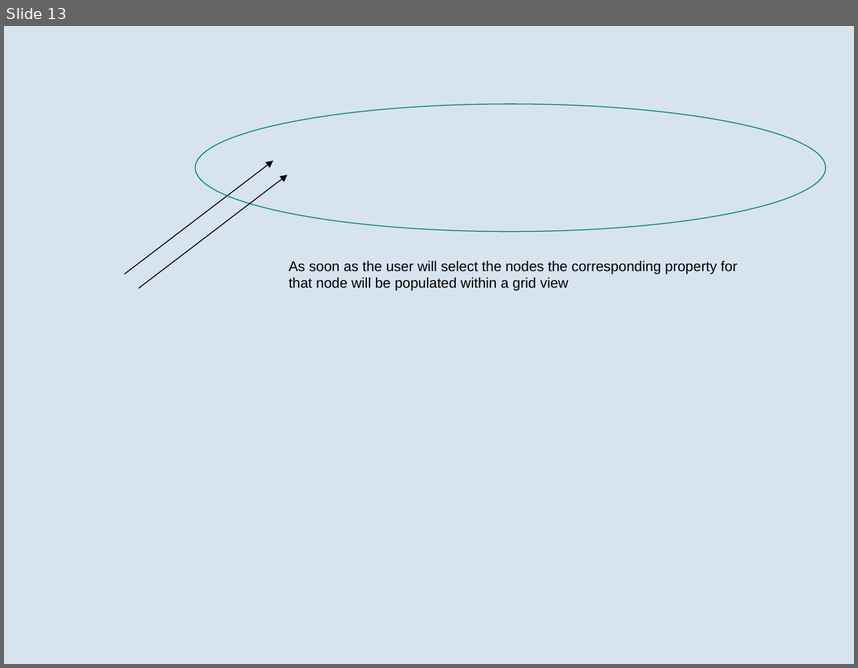
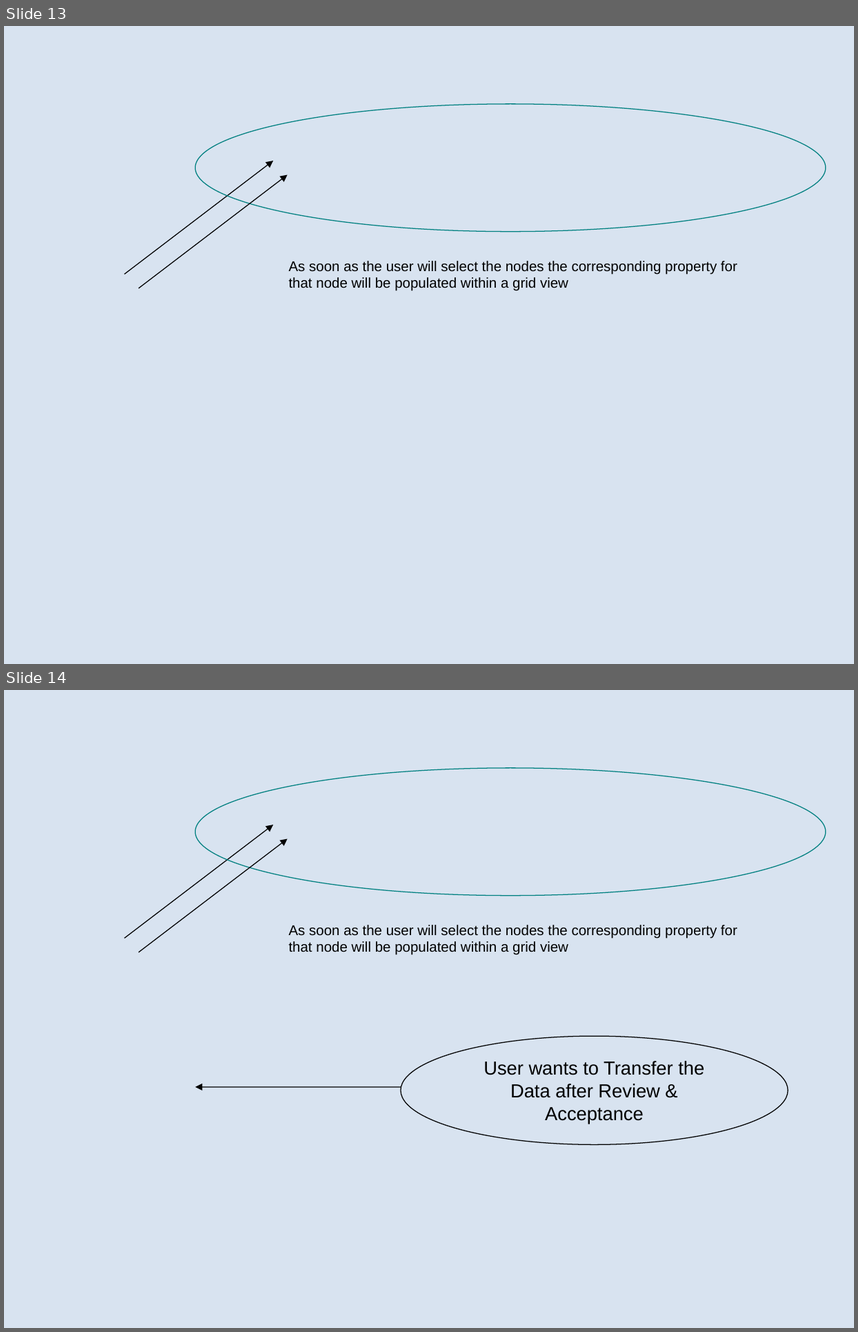
Before and after one commit to heyena/iring-tools, a slide deck: trunk/iRINGTools.ESB/documents/Sprint 2 User Stories.1.0.ppt. Shown one above the other, each under a label of ours: slide 13 before the commit, slides 13 and 14 after it. The pictures are 858x668 and 858x1332 pixels, drawn with LibreOffice and Linux fonts; fonts in the diff are those of the drawing; background and template pictures are left out. Boxes give left, top, right and bottom in pixels: in the first picture for what was removed or moved away, otherwise in the second. Text is boxed around its words. In the diff, an @@ line names an element or a change of style, - is before the commit and + after.

Commit message:
working..

```diff
--- a/trunk/iRINGTools.ESB/documents/Sprint 2 User Stories.1.0.ppt
+++ b/trunk/iRINGTools.ESB/documents/Sprint 2 User Stories.1.0.ppt
@@ slide 14 added at bbox=[4, 690, 854, 1328], background picture (left out) @@
@@ ellipse added at bbox=[195, 768, 826, 896], outline #008080 0.74 pt @@
@@ arrow added from (125, 938) to (274, 825), #000000 0.74 pt @@
@@ arrow added from (139, 952) to (287, 839), #000000 0.74 pt @@
@@ text added at bbox=[289, 925, 737, 955], 12 pt, text #000000 @@
+As soon as the user will select the nodes the corresponding property for that node will be populated within a grid view
@@ ellipse added at bbox=[401, 1036, 789, 1145], outline #000000 0.74 pt, 16 pt, text #000000 @@
+User wants to Transfer the Data after Review & Acceptance
@@ arrow added from (401, 1087) to (195, 1087), #000000 0.74 pt @@
```
Also in this commit, not shown: 2 other slides added.
